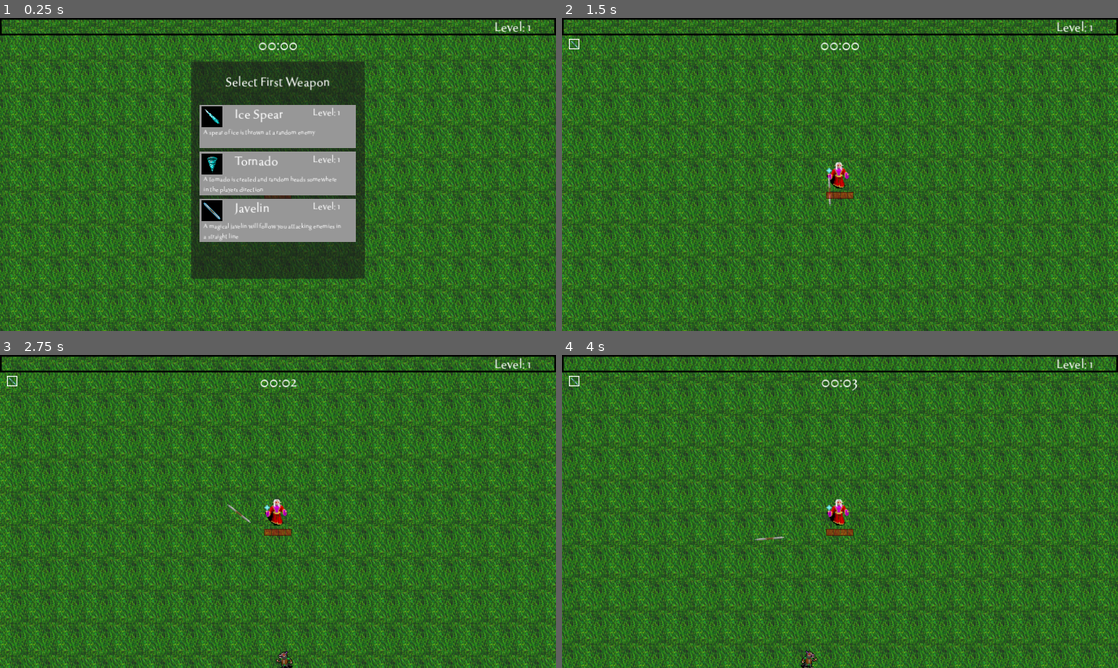
Above: before the commit, frames 1-4 (two rows, left to right).
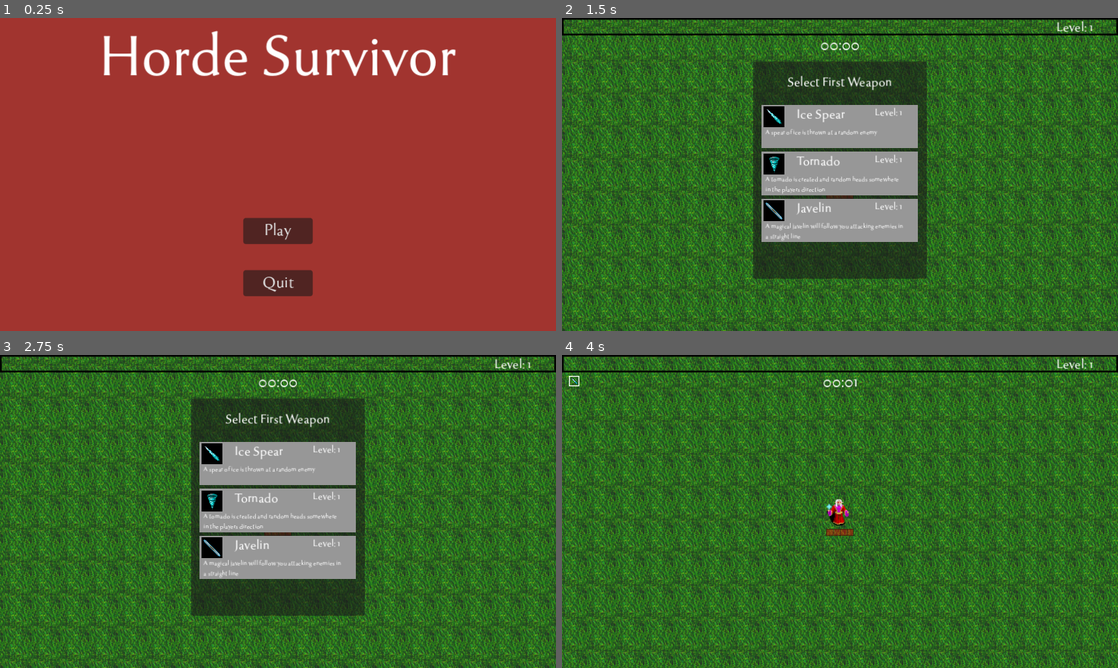
Above: after the commit, the same moments.

Repository: hlalljie/vampire-survivor_castle-defense
Game: Godot game, scene res://TitleScreen/menu.tscn
The game is run twice, just before and just after one commit, with the same random seed, the same clock (stepped at 60 frames per second) and the same inputs. Before the commit the project starts from res://World/world.tscn. Sound files missing from this copy of the repository are replaced by a short silence.
Inputs (mouse positions are in pixels of both pictures, inside the frame that each line leads up to):
- Up to frame 1 (0.25 s): no input
- Up to frame 2 (1.5 s): click (840, 230) at 0.5 s, where only the run after the commit has a clickable "Play"; move the mouse to (962, 158) at 1.27 s; hold D (right) from 1.28 s (still down); click (962, 158) at 1.35 s
- Up to frame 3 (2.75 s): move the mouse to (166, 527) at 2.02 s; release D (right) at 2.03 s; hold S (down) from 2.03 s (still down); click (166, 527) at 2.1 s
- Up to frame 4 (4 s): move the mouse to (895, 442) at 2.77 s; release S (down) at 2.78 s; hold D (right) 2.78-3.53 s; click (895, 442) at 2.85 s; move the mouse to (812, 574) at 3.52 s; hold W (up) from 3.53 s (still down); click (812, 574) at 3.6 s

The runs differ from the first frame. In frame 1, 100% of the frame differs, in the area x 0-100%, y 0-100%; in frame 2, 56%; in frame 3, 56%; in frame 4, 45%.

Commit message:
Added player death, menu screen, and win condition, completing the main tutorial series

Diff:
--- a/Enemy/enemy.gd
+++ b/Enemy/enemy.gd
@@ -5,7 +5,7 @@
 @export var hp: int = 10
 @export var knockback_recovery: float = 3.5
 @export var exp: int = 1
-@export var damage: float = 1
+@export var enemy_damage: float = 1
 # current knockback
 var knockback: Vector2 = Vector2(0.0, 0.0)
 
@@ -30,7 +30,7 @@
 func _ready() -> void:
 	# start animation
 	anim.play("walk")
-	hitBox.damage = damage
+	hitBox.damage = enemy_damage
 
 
 func _physics_process(delta: float) -> void:
--- a/Enemy/enemy_amoeba_boss.tscn
+++ b/Enemy/enemy_amoeba_boss.tscn
@@ -15,14 +15,14 @@
 tracks/0/type = "value"
 tracks/0/imported = false
 tracks/0/enabled = true
-tracks/0/path = NodePath("Sprite2D:frame")
+tracks/0/path = NodePath("Sprite2D:hframes")
 tracks/0/interp = 1
 tracks/0/loop_wrap = true
 tracks/0/keys = {
 "times": PackedFloat32Array(0),
 "transitions": PackedFloat32Array(1),
 "update": 1,
-"values": [0]
+"values": [1]
 }
 
 [sub_resource type="Animation" id="Animation_53ew1"]
@@ -64,7 +64,7 @@
 hp = 99999
 knockback_recovery = 99999.0
 exp = 1000
-damage = 20.0
+enemy_damage = 20.0
 
 [node name="Sprite2D" type="Sprite2D" parent="."]
 texture = ExtResource("2_dwln7")
--- a/Enemy/enemy_cyclops.tscn
+++ b/Enemy/enemy_cyclops.tscn
@@ -63,7 +63,7 @@
 hp = 100
 knockback_recovery = 10.0
 exp = 7
-damage = 5.0
+enemy_damage = 5.0
 
 [node name="Sprite2D" type="Sprite2D" parent="."]
 texture = ExtResource("2_0axqq")
--- a/Enemy/enemy_juggernaut.tscn
+++ b/Enemy/enemy_juggernaut.tscn
@@ -63,7 +63,7 @@
 hp = 300
 knockback_recovery = 20.0
 exp = 100
-damage = 8.0
+enemy_damage = 8.0
 
 [node name="Sprite2D" type="Sprite2D" parent="."]
 texture = ExtResource("2_fejkp")
--- a/Enemy/enemy_kolbold_strong.tscn
+++ b/Enemy/enemy_kolbold_strong.tscn
@@ -62,7 +62,7 @@
 movement_speed = 28.0
 hp = 20
 exp = 2
-damage = 2.0
+enemy_damage = 2.0
 
 [node name="Sprite2D" type="Sprite2D" parent="."]
 texture = ExtResource("2_dbhbv")
--- a/Player/Attack/ice_spear.gd
+++ b/Player/Attack/ice_spear.gd
@@ -68,7 +68,7 @@
 	# despawn if necessary
 	if hp <= 0:
 		# remove from hurtbox list
-		emit_signal("remove_from_list", self)
+		remove_from_list.emit(self)
 		queue_free()
 
 ## Delete projectile after some time is passed (and is offscreen)
--- a/Player/Attack/javelin.gd
+++ b/Player/Attack/javelin.gd
@@ -95,7 +95,7 @@
 	# play attack sound
 	sound_attack.play()
 	# remove from hit_once hurt box already attacked list so it can attack more than once
-	emit_signal("remove_from_list", self)
+	remove_from_list.emit(self)
 	# create new list of targets
 	target_list.clear()
 	var counter: int = 0
--- a/Player/Attack/tornado.gd
+++ b/Player/Attack/tornado.gd
@@ -101,5 +101,5 @@
 
 ## erase tornado when timer is done (20s)
 func _on_timer_timeout() -> void:
-	emit_signal("remove_from_list", self)
+	remove_from_list.emit(self)
 	queue_free()
--- a/Player/player.gd
+++ b/Player/player.gd
@@ -8,7 +8,7 @@
 var time: int = 0
 
 # Experience
-var exp: int = 0
+var experience: int = 0
 var exp_level: int = 1
 var collected_exp = 0
 
@@ -64,6 +64,11 @@
 @onready var collectedWeapons: GridContainer = get_node("%CollectedWeapons")
 @onready var collectedUpgrades: GridContainer = get_node("%CollectedUpgrades")
 @onready var itemContainer: Resource = preload("res://GUI/item_container.tscn")
+# Death GUI
+@onready var deathPanel: Panel = get_node('%DeathPanel')
+@onready var resultLabel: Label = get_node("%ResultLabel")
+@onready var soundVictory: AudioStreamPlayer = get_node("%sound_victory")
+@onready var soundLose: AudioStreamPlayer = get_node("%sound_lose")
 
 # Upgrades
 var collected_upgrades: Array = []
@@ -74,11 +79,14 @@
 var spell_size: float = 0
 var additional_attacks = 0
 
+# Signal Player Death
+signal player_death
+
 func _ready() -> void:
 	select_first_weapon()
 	# proc all attacks
 	attack()
-	set_exp_bar(exp, calculate_exp_cap())
+	set_exp_bar(experience, calculate_exp_cap())
 	# setup health bar
 	_on_hurt_box_hurt(0, 0, 0)
 
@@ -138,6 +146,8 @@
 	print("hp:", hp)
 	healthBar.max_value = max_hp
 	healthBar.value = hp
+	if hp <= 0:
+		death()
 
 ## Gain ammo every time the timer is up
 func _on_ice_spear_timer_timeout() -> void:
@@ -246,9 +256,9 @@
 	var exp_req = calculate_exp_cap()
 	collected_exp += gem_exp
 	 # level up
-	if exp + collected_exp >= exp_req:
-		collected_exp -= exp_req - exp
-		exp = 0
+	if experience + collected_exp >= exp_req:
+		collected_exp -= exp_req - experience
+		experience = 0
 		# calculate gain with any leftover experience after leveling
 		exp_req = calculate_exp_cap()
 		# update player level
@@ -257,13 +267,13 @@
 		#calculate_exp(0)
 	# add collected experience to our total
 	else:
-		exp += collected_exp
+		experience += collected_exp
 		collected_exp = 0
-	set_exp_bar(exp, exp_req)
+	set_exp_bar(experience, exp_req)
 
 ## Calculate current level's total experience needed
 func calculate_exp_cap():
-	# bracketed exp caps that carry over previous bracket values
+	# bracketed experience caps that carry over previous bracket values
 	var exp_cap = exp_level
 	if exp_level < 20:
 		exp_cap = exp_level * 5
@@ -388,7 +398,7 @@
 	levelUpLabel.text = "Level Up!"
 	# unpause the game
 	get_tree().paused = false
-	# recalculate how much exp is left
+	# recalculate how much experience is left
 	calculate_exp(0)
 
 ## Gets a random option one at a time
@@ -466,3 +476,27 @@
 				collectedWeapons.add_child(new_item)
 			"upgrade":
 				collectedUpgrades.add_child(new_item)
+
+## Handles player death
+func death():
+	# show the death panel
+	deathPanel.visible = true
+	# send death signal
+	emit_signal("player_death")
+	#pause the game
+	get_tree().paused = true
+	# move death panel into position
+	var tween: Tween = deathPanel.create_tween()
+	tween.tween_property(deathPanel, "position", Vector2(220, 50), 3.0).set_trans(Tween.TRANS_QUINT).set_ease(Tween.EASE_OUT)
+	tween.play()
+	# Decide if winner of loser vased on the time they survived
+	if time >= 350:
+		resultLabel.text = "You Win!"
+		soundVictory.play()
+	else:
+		resultLabel.text = "You Lose"
+		soundLose.play()
+
+func _on_menu_button_click_end() -> void:
+	get_tree().paused = false
+	var _level: Error = get_tree().change_scene_to_file("res://TitleScreen/menu.tscn")
--- a/Player/player.tscn
+++ b/Player/player.tscn
@@ -9,6 +9,9 @@
 [ext_resource type="AudioStream" uid="uid://dos0ut37e7o2b" path="res://Audio/SoundEffect/levelup.ogg" id="7_bxx58"]
 [ext_resource type="Texture2D" uid="uid://bjd4fw4grsdsw" path="res://Textures/GUI/healthbar.png" id="8_xlhre"]
 [ext_resource type="Texture2D" uid="uid://beyrmybbt7da5" path="res://Textures/GUI/health.png" id="9_kkbl3"]
+[ext_resource type="AudioStream" uid="uid://dfgbbn85r2w4c" path="res://Audio/SoundEffect/Victory.wav" id="10_g785g"]
+[ext_resource type="AudioStream" uid="uid://dfjphyggcdnqb" path="res://Audio/SoundEffect/Lose.ogg" id="11_a1ryt"]
+[ext_resource type="PackedScene" uid="uid://ckyr0h80npqls" path="res://Utility/basic_button.tscn" id="12_1erl5"]
 
 [sub_resource type="CapsuleShape2D" id="CapsuleShape2D_xodcw"]
 radius = 5.0
@@ -172,6 +175,44 @@
 unique_name_in_owner = true
 stream = ExtResource("7_bxx58")
 volume_db = -10.0
+
+[node name="DeathPanel" type="Panel" parent="GUILayer/GUI"]
+unique_name_in_owner = true
+process_mode = 2
+visible = false
+layout_mode = 0
+offset_left = 800.0
+offset_top = 50.0
+offset_right = 1000.0
+offset_bottom = 300.0
+
+[node name="ResultLabel" type="Label" parent="GUILayer/GUI/DeathPanel"]
+unique_name_in_owner = true
+layout_mode = 0
+offset_right = 200.0
+offset_bottom = 50.0
+theme_override_fonts/font = ExtResource("6_lctsa")
+text = "Result"
+horizontal_alignment = 1
+vertical_alignment = 1
+
+[node name="sound_victory" type="AudioStreamPlayer" parent="GUILayer/GUI/DeathPanel"]
+unique_name_in_owner = true
+stream = ExtResource("10_g785g")
+volume_db = -10.0
+
+[node name="sound_lose" type="AudioStreamPlayer" parent="GUILayer/GUI/DeathPanel"]
+unique_name_in_owner = true
+stream = ExtResource("11_a1ryt")
+volume_db = -10.0
+
+[node name="menu_button" parent="GUILayer/GUI/DeathPanel" instance=ExtResource("12_1erl5")]
+layout_mode = 0
+offset_left = 60.0
+offset_top = 200.0
+offset_right = 140.0
+offset_bottom = 230.0
+text = "Menu"
 
 [node name="TimerLabel" type="Label" parent="GUILayer/GUI"]
 unique_name_in_owner = true
@@ -215,5 +256,6 @@
 [connection signal="body_exited" from="EnemyDetectionArea" to="." method="_on_enemy_detection_area_body_exited"]
 [connection signal="area_entered" from="GrabArea" to="." method="_on_grab_area_area_entered"]
 [connection signal="area_entered" from="CollectArea" to="." method="_on_collect_area_area_entered"]
+[connection signal="click_end" from="GUILayer/GUI/DeathPanel/menu_button" to="." method="_on_menu_button_click_end"]
 
 [editable path="HurtBox"]
--- /dev/null
+++ b/TitleScreen/menu.gd
@@ -0,0 +1,12 @@
+extends Control
+
+
+var level: String = "res://World/world.tscn"
+
+func _on_play_button_click_end() -> void:
+	var _level: Error = get_tree().change_scene_to_file(level)
+
+
+func _on_quit_button_click_end() -> void:
+	print("quit")
+	get_tree().quit()
--- /dev/null
+++ b/TitleScreen/menu.tscn
@@ -0,0 +1,50 @@
+[gd_scene load_steps=4 format=3 uid="uid://cr1c1etqmr1p4"]
+
+[ext_resource type="FontFile" uid="uid://y4r3gmoegtqd" path="res://Font/tenderness.otf" id="1_d44ty"]
+[ext_resource type="Script" path="res://TitleScreen/menu.gd" id="1_ul6lo"]
+[ext_resource type="PackedScene" uid="uid://ckyr0h80npqls" path="res://Utility/basic_button.tscn" id="3_73uos"]
+
+[node name="Menu" type="Control"]
+layout_mode = 3
+anchors_preset = 15
+anchor_right = 1.0
+anchor_bottom = 1.0
+grow_horizontal = 2
+grow_vertical = 2
+script = ExtResource("1_ul6lo")
+
+[node name="ColorRect" type="ColorRect" parent="."]
+layout_mode = 0
+offset_right = 640.0
+offset_bottom = 360.0
+color = Color(0.630859, 0.20573, 0.184822, 1)
+
+[node name="Label" type="Label" parent="."]
+layout_mode = 0
+offset_right = 640.0
+offset_bottom = 100.0
+theme_override_fonts/font = ExtResource("1_d44ty")
+theme_override_font_sizes/font_size = 72
+text = "Horde Survivor"
+horizontal_alignment = 1
+vertical_alignment = 1
+
+[node name="PlayButton" parent="." instance=ExtResource("3_73uos")]
+layout_mode = 0
+offset_left = 280.0
+offset_top = 230.0
+offset_right = 360.0
+offset_bottom = 260.0
+text = "Play"
+
+[node name="QuitButton" parent="." instance=ExtResource("3_73uos")]
+layout_mode = 0
+offset_left = 280.0
+offset_top = 290.0
+offset_right = 360.0
+offset_bottom = 320.0
+text = "Quit
+"
+
+[connection signal="click_end" from="PlayButton" to="." method="_on_play_button_click_end"]
+[connection signal="click_end" from="QuitButton" to="." method="_on_quit_button_click_end"]
--- /dev/null
+++ b/Utility/basic_button.gd
@@ -0,0 +1,13 @@
+extends Button
+
+signal click_end
+
+func _on_mouse_entered() -> void:
+	$sound_hover.play()
+
+
+func _on_pressed() -> void:
+	$sound_click.play()
+
+func _on_sound_click_finished() -> void:
+	click_end.emit()
--- /dev/null
+++ b/Utility/basic_button.tscn
@@ -0,0 +1,25 @@
+[gd_scene load_steps=5 format=3 uid="uid://ckyr0h80npqls"]
+
+[ext_resource type="FontFile" uid="uid://y4r3gmoegtqd" path="res://Font/tenderness.otf" id="1_k0w1h"]
+[ext_resource type="Script" path="res://Utility/basic_button.gd" id="1_pe702"]
+[ext_resource type="AudioStream" uid="uid://deg0wxfxl18ti" path="res://Audio/GUI/hover.wav" id="2_ysr7q"]
+[ext_resource type="AudioStream" uid="uid://ctk108apljryu" path="res://Audio/GUI/click.wav" id="3_olwjh"]
+
+[node name="Button" type="Button"]
+custom_minimum_size = Vector2(80, 30)
+offset_right = 8.0
+offset_bottom = 8.0
+theme_override_fonts/font = ExtResource("1_k0w1h")
+theme_override_font_sizes/font_size = 20
+text = "Example"
+script = ExtResource("1_pe702")
+
+[node name="sound_hover" type="AudioStreamPlayer" parent="."]
+stream = ExtResource("2_ysr7q")
+
+[node name="sound_click" type="AudioStreamPlayer" parent="."]
+stream = ExtResource("3_olwjh")
+
+[connection signal="mouse_entered" from="." to="." method="_on_mouse_entered"]
+[connection signal="pressed" from="." to="." method="_on_pressed"]
+[connection signal="finished" from="sound_click" to="." method="_on_sound_click_finished"]
--- /dev/null
+++ b/World/sound_music.gd
@@ -0,0 +1,14 @@
+extends AudioStreamPlayer2D
+
+
+# Called when the node enters the scene tree for the first time.
+func _ready() -> void:
+	pass # Replace with function body.
+
+
+# Called every frame. 'delta' is the elapsed time since the previous frame.
+func _process(delta: float) -> void:
+	pass
+
+func _on_player_player_death() -> void:
+	playing = false
--- a/World/world.tscn
+++ b/World/world.tscn
@@ -10,6 +10,8 @@
 [ext_resource type="PackedScene" uid="uid://bf0b7x5jfm7xk" path="res://Enemy/enemy_cyclops.tscn" id="7_b3opl"]
 [ext_resource type="PackedScene" uid="uid://cubr5d2e745ex" path="res://Enemy/enemy_juggernaut.tscn" id="8_bds22"]
 [ext_resource type="PackedScene" uid="uid://clvxi4y74ih2k" path="res://Enemy/enemy_amoeba_boss.tscn" id="9_ob0vq"]
+[ext_resource type="AudioStream" uid="uid://b601vrk4eimm1" path="res://Audio/Music/battleThemeA.mp3" id="11_70mrg"]
+[ext_resource type="Script" path="res://World/sound_music.gd" id="12_vgciu"]
 
 [sub_resource type="Resource" id="Resource_g8uvd"]
 script = ExtResource("4_rl4b1")
@@ -115,3 +117,12 @@
 visible = false
 position = Vector2(59, -39)
 exp = 20
+
+[node name="sound_music" type="AudioStreamPlayer2D" parent="."]
+process_mode = 3
+stream = ExtResource("11_70mrg")
+volume_db = -15.0
+autoplay = true
+script = ExtResource("12_vgciu")
+
+[connection signal="player_death" from="Player" to="sound_music" method="_on_player_player_death"]
--- a/project.godot
+++ b/project.godot
@@ -11,7 +11,7 @@
 [application]
 
 config/name="Survivors Clone"
-run/main_scene="res://World/world.tscn"
+run/main_scene="res://TitleScreen/menu.tscn"
 config/features=PackedStringArray("4.3", "Mobile")
 config/icon="res://icon.svg"
 
@@ -23,6 +23,7 @@
 
 window/size/viewport_width=640
 window/size/viewport_height=360
+window/size/mode=4
 window/size/window_width_override=1280
 window/size/window_height_override=640
 window/stretch/mode="canvas_items"
Not shown, changed: Audio/Music/battleThemeA.mp3.import
Not shown: 1 places in Player/player.tscn that only renumber resources
Not shown: 1 places in World/world.tscn that only renumber resources
